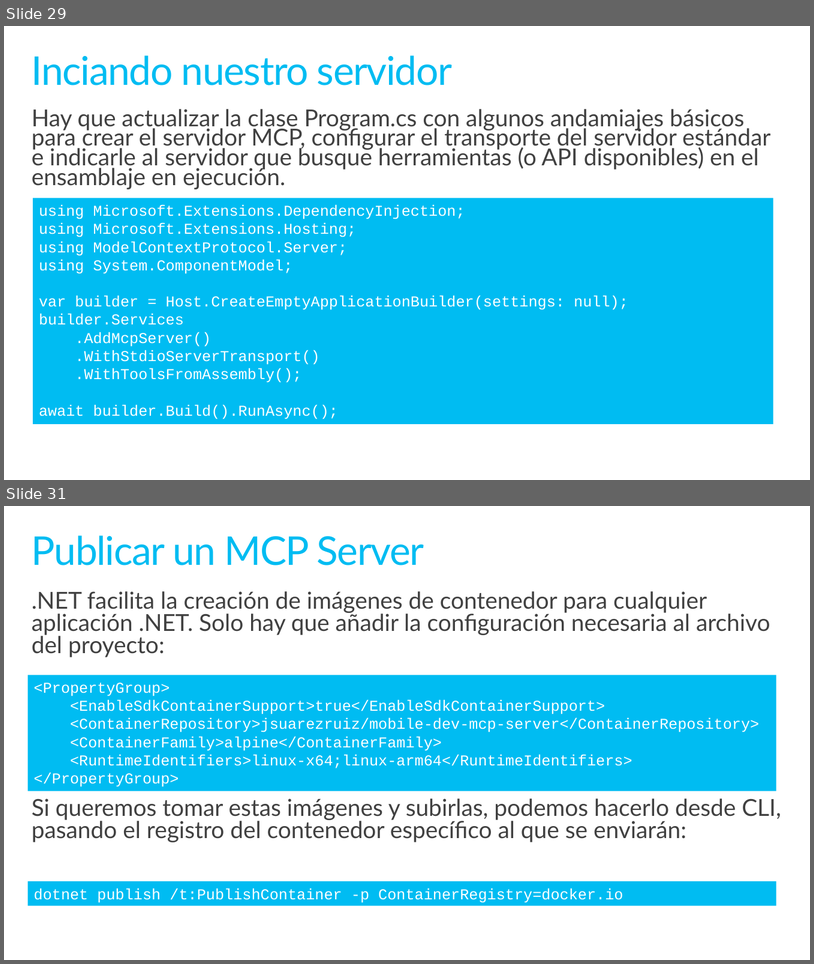
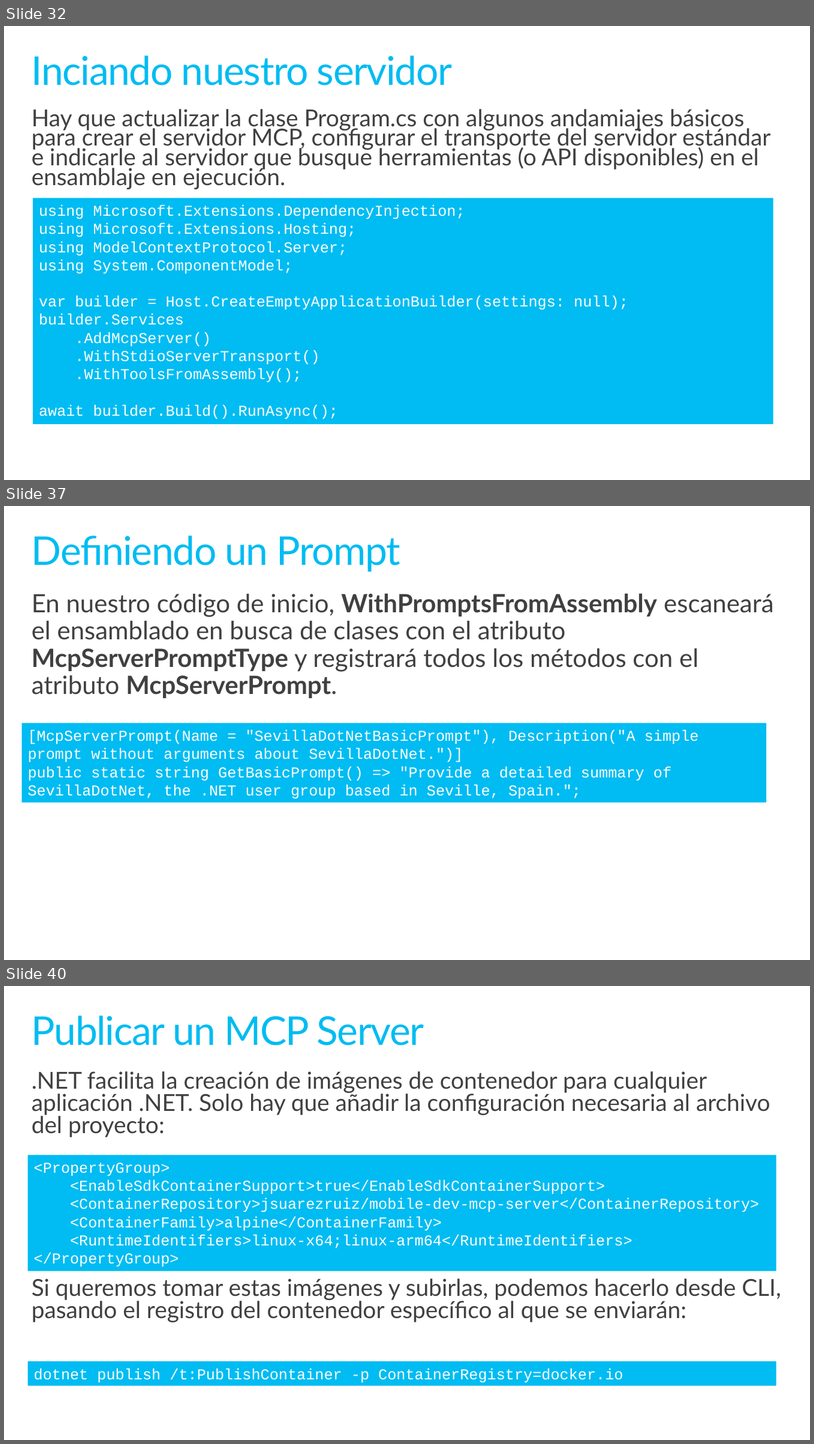
Before and after one commit to jsuarezruiz/sevilladotnet-mcp-materials, a slide deck: introduccion-mcp.pptx. Shown one above the other, each under a label of ours: slides 29 and 31 before the commit, slides 32, 37 and 40 after it; the slides between them are not shown. The pictures are 814x964 and 814x1444 pixels, drawn with LibreOffice and Linux fonts; fonts in the diff are those of the drawing. Boxes give left, top, right and bottom in pixels: in the first picture for what was removed or moved away, otherwise in the second. Text is boxed around its words. In the diff, an @@ line names an element or a change of style, - is before the commit and + after.

```diff
--- a/introduccion-mcp.pptx
+++ b/introduccion-mcp.pptx
@@ slide 37 added at <box>4,506,810,960</box>, background #FFFFFF @@
@@ title added at <box>32,535,401,572</box>, 47 pt, text #00BCF2 @@
+Definiendo un Prompt
@@ text added at <box>32,594,774,698</box>, 30 pt, text #404040 @@
+En nuestro código de inicio, WithPromptsFromAssembly escaneará el ensamblado en busca de clases con el atributo McpServerPromptType y registrará todos los métodos con el atributo McpServerPrompt.
@@ rectangle added at <box>21,723,767,802</box>, fill #00BCF2, 18 pt, text #FFFFFF @@
+[McpServerPrompt(Name = "SevillaDotNetBasicPrompt"), Description("A simple prompt without arguments about SevillaDotNet.")]
+public static string GetBasicPrompt() => "Provide a detailed summary of SevillaDotNet, the .NET user group based in Seville, Spain.";
@@ what was slide 29 is now slide 32 @@
@@ what was slide 31 is now slide 40 @@
```
Also in this commit, not shown: 4 slides changed, 8 other slides added, 1 other file.
